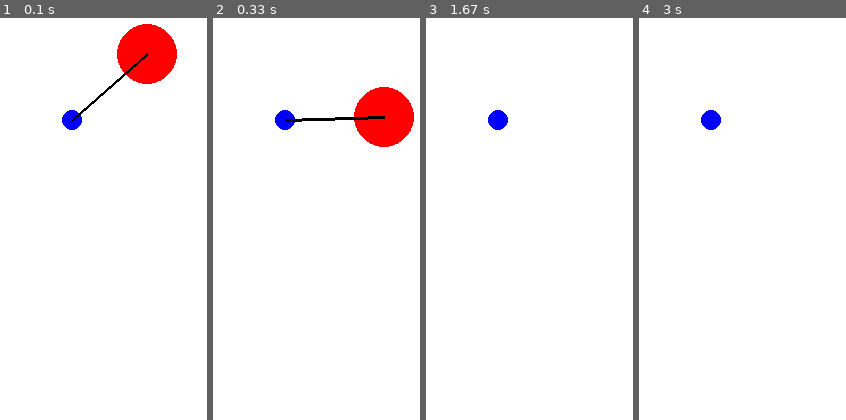
Above: before the commit, frames 1-4 (left to right).
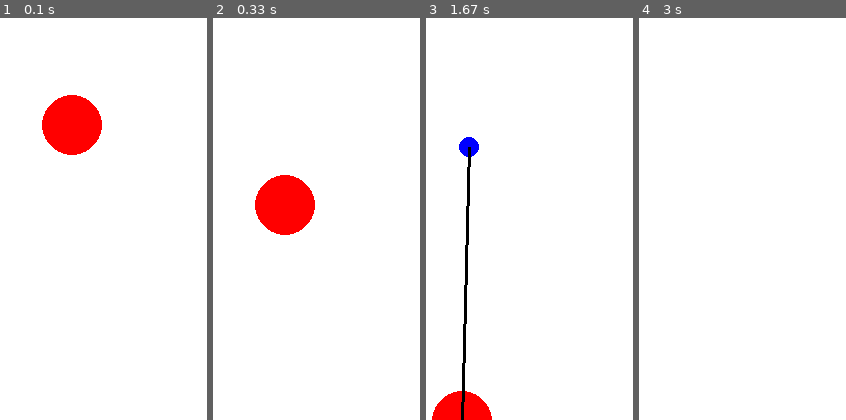
Above: after the commit, the same moments.

Repository: Fuga578/pygame_pendulum
Game: pygame game, started from main.py
The game is run twice, just before and just after one commit, with the same random seed, the same clock (stepped at 60 frames per second) and the same inputs.
Inputs (mouse positions are in pixels of both pictures, inside the frame that each line leads up to):
- Up to frame 1 (0.1 s): no input
- Up to frame 2 (0.33 s): no input
- Up to frame 3 (1.67 s): press the mouse at (469, 146) at 0.37 s; move the mouse to (612, 126) at 0.47 s; release the mouse at (outside the picture) at 0.6 s; press the mouse at (469, 146) at 0.7 s; move the mouse to (521, 198) at 0.8 s; release the mouse at (575, 251) at 0.93 s; hold Right 1-1.47 s; click (outside the picture) at 1.08 s; press the mouse at (469, 146) at 1.53 s; move the mouse to (outside the picture) at 1.63 s
- Up to frame 4 (3 s): release the mouse at (outside the picture) at 1.77 s; press the mouse at (682, 146) at 1.87 s; move the mouse to (outside the picture) at 1.97 s; release the mouse at (outside the picture) at 2.1 s; press the mouse at (682, 146) at 2.2 s; move the mouse to (696, 170) at 2.3 s; release the mouse at (709, 194) at 2.43 s; press the mouse at (682, 146) at 2.53 s; move the mouse to (798, 178) at 2.63 s; release the mouse at (outside the picture) at 2.77 s

The runs differ from the first frame. In frame 1, 6.8% of the frame differs, in the area x 20-86%, y 1-35%; in frame 2, 7.3%, in the area x 20-98%, y 17-54%; in frame 3, 3.2%; in frame 4, 0.4%.

Commit message:
クリック位置を支点に変更

Diff:
--- a/main.py
+++ b/main.py
@@ -30,8 +30,8 @@
     "right": False
 }
 
-# 設定
-fulcrum_point = pygame.math.Vector2(screen_width // 2, screen_height // 2)  # 支点位置
+# 初期設定
+fulcrum_point = pygame.math.Vector2()  # 支点位置
 length = 100    # 糸の長さ
 angle_deg = 45  # 角度 [deg]
 offset_deg = 90
@@ -39,23 +39,34 @@
 angle_velocity = 0  # 角速度
 angle_acceleration = 0  # 各加速度
 gravity = 0.5     # 重力
-is_cut = False
+is_hook = False
 player_velocity = pygame.math.Vector2()
-player_point = pygame.math.Vector2(
-    fulcrum_point.x + length * math.sin(angle),
-    fulcrum_point.y + length * math.cos(angle)
-)
-swing_force = 0.002
+player_point = pygame.math.Vector2(screen_width // 2, screen_height // 2)
+# swing_force = 0.002
+"""
+length：swing_force = 100:0.002
+-> swing_force = 0.2 / length
+"""
 
 while True:
 
     # 背景の塗りつぶし
     screen.fill(WHITE)
 
+    # プレイヤーの描画
+    pygame.draw.circle(screen, RED, (player_point.x, player_point.y), 30)
+
     # 振り子の演算
-    if not is_cut:
+    if is_hook:
+
+        # 支点の描画
+        pygame.draw.circle(screen, GREEN, (fulcrum_point.x, fulcrum_point.y), 10)
+
+        # 糸の描画
+        pygame.draw.line(screen, BLACK, (fulcrum_point.x, fulcrum_point.y), (player_point.x, player_point.y), 3)
 
         # 入力による加速
+        swing_force = 0.2 / length
         if INPUTS["left"]:
             angle_velocity -= swing_force
         if INPUTS["right"]:
@@ -75,16 +86,6 @@
     else:
         player_point += player_velocity
         player_velocity.y += gravity
-
-    # 支点の描画
-    pygame.draw.circle(screen, GREEN, (fulcrum_point.x, fulcrum_point.y), 10)
-
-    # プレイヤーの描画
-    pygame.draw.circle(screen, RED, (player_point.x, player_point.y), 30)
-
-    # 糸の描画
-    if not is_cut:
-        pygame.draw.line(screen, BLACK, (fulcrum_point.x, fulcrum_point.y), (player_point.x, player_point.y), 3)
 
     # イベントの取得
     for event in pygame.event.get():
@@ -118,7 +119,19 @@
         if event.type == pygame.MOUSEBUTTONDOWN:
             # 左クリック
             if event.button == 1:
-                is_cut = True
+                # 更新
+                is_hook = True
+                mx, my = pygame.mouse.get_pos()
+                fulcrum_point = pygame.math.Vector2(mx, my)     # 支点位置
+                length = math.sqrt((mx - player_point.x)**2 + (my - player_point.y)**2)  # 糸の長さ
+                angle = math.atan2(player_point.x - mx, player_point.y - my)
+                angle_velocity = 0  # 角速度
+                angle_acceleration = 0  # 各加速度
+
+        # マウス解放
+        if event.type == pygame.MOUSEBUTTONUP:
+            if event.button == 1:
+                is_hook = False
                 player_velocity = pygame.math.Vector2(
                     angle_velocity * length * math.cos(angle),
                     -angle_velocity * length * math.sin(angle)
